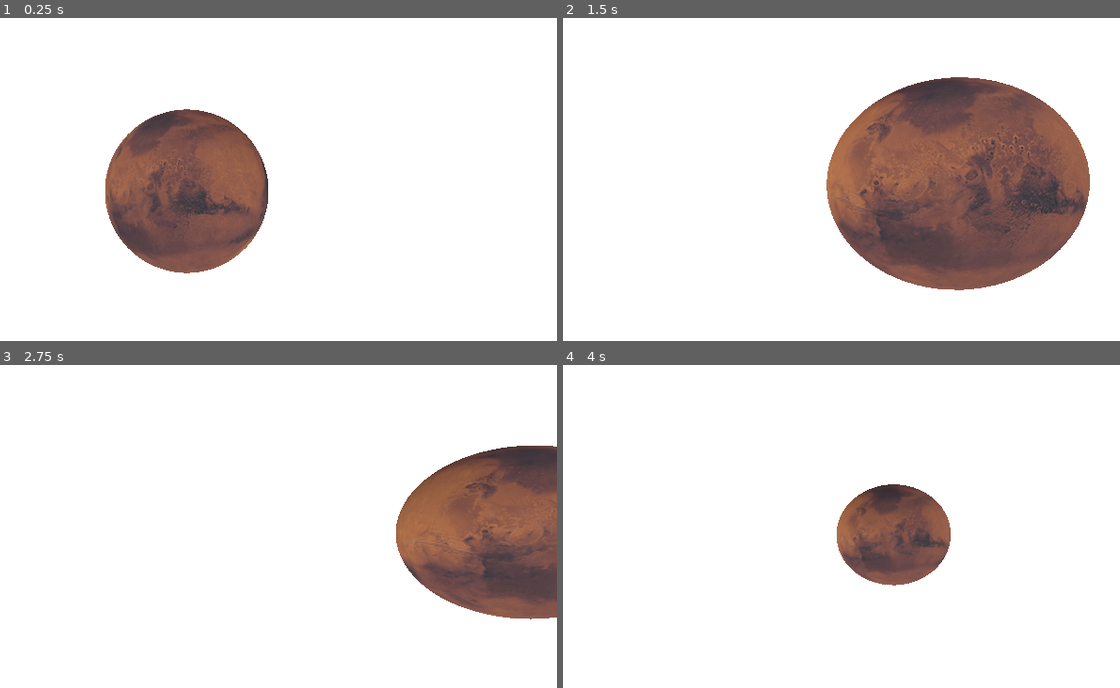
Above: before the commit, frames 1-4 (two rows, left to right).
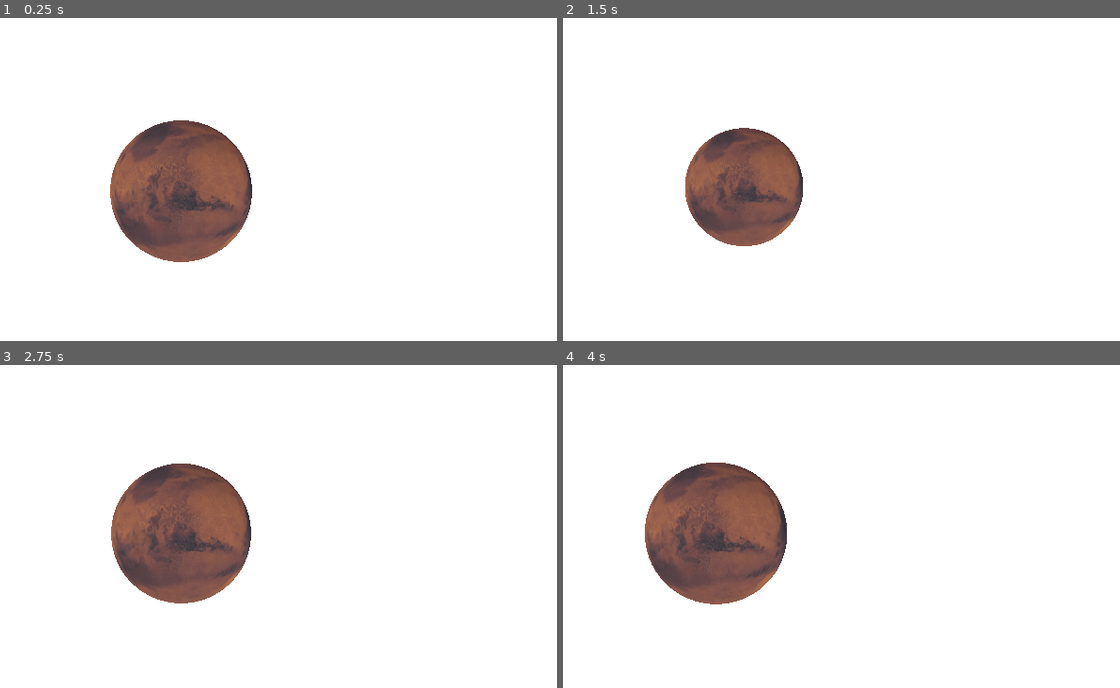
Above: after the commit, the same moments.

Repository: DarkLegend001/Space-Simulator
Game: Godot game, scene res://main/main.tscn
Same seed, same stepped clock (60 frames per second), same inputs: the game is played once before the commit and once after it. A sky picture missing from this copy of the repository is replaced by a grey-blue gradient.
Inputs:
- Up to frame 1 (0.25 s): no input
- Up to frame 2 (1.5 s): hold Ctrl (camera_back) 0.53-1.28 s; tap Down (camera_down) at 1.35 s
- Up to frame 3 (2.75 s): hold Shift (camera_forward) from 2.03 s (still down)
- Up to frame 4 (4 s): release Shift (camera_forward) at 2.78 s; tap Left (camera_left) at 2.85 s; hold Right (camera_right) from 3.53 s (still down)

The runs differ from the first frame. In frame 1, 4.5% of the frame differs, in the area x 18-49%, y 28-80%; in frame 2, 31%, in the area x 21-95%, y 18-85%; in frame 3, 21%; in frame 4, 14%.

Commit message:
make rendered sphere visible

Diff:
--- a/main/main.tscn
+++ b/main/main.tscn
@@ -53,6 +53,7 @@
 
 [node name="Sphere" type="MeshInstance3D" parent="CelestialBodies" unique_id=1824110484]
 transform = Transform3D(0.99999994, 0, 0, 0, 0.99999994, 0, 0, 0, 1, 0, 0, 0)
+visible = false
 mesh = SubResource("SphereMesh_pjrb6")
 surface_material_override/0 = SubResource("StandardMaterial3D_kfbq2")
 script = ExtResource("2_pjrb6")
--- a/main/simulation_controller.gd
+++ b/main/simulation_controller.gd
@@ -7,7 +7,7 @@
 func _ready() -> void:
 	print("start")
 	simulation = Simulation.new()
-	spawnCelestialBody(Vector3.ZERO, Vector3(0,0,0.5), 1, 1)
+	spawnCelestialBody(Vector3.ZERO, Vector3.ZERO, 1, 1)
 
 # Called every frame. 'delta' is the elapsed time since the previous frame.
 func _process(delta: float) -> void:
--- a/rendering/celestial_body_renderer.gd
+++ b/rendering/celestial_body_renderer.gd
@@ -4,7 +4,7 @@
 
 # Called when the node enters the scene tree for the first time.
 func _ready() -> void:
-	pass # Replace with function body.
+	print("ready") # Replace with function body.
 
 # Called every frame. 'delta' is the elapsed time since the previous frame.
 func _process(delta: float) -> void:
@@ -12,8 +12,4 @@
 	rotation = body.rot
 
 func _init():
-	pass
-
-func update_pos(pos: Vector3, rot: Vector3):
-	self.pos = pos
-	self.rot = rot
+	print("init")
Not shown: 1 places in main/main.tscn that only renumber resources
